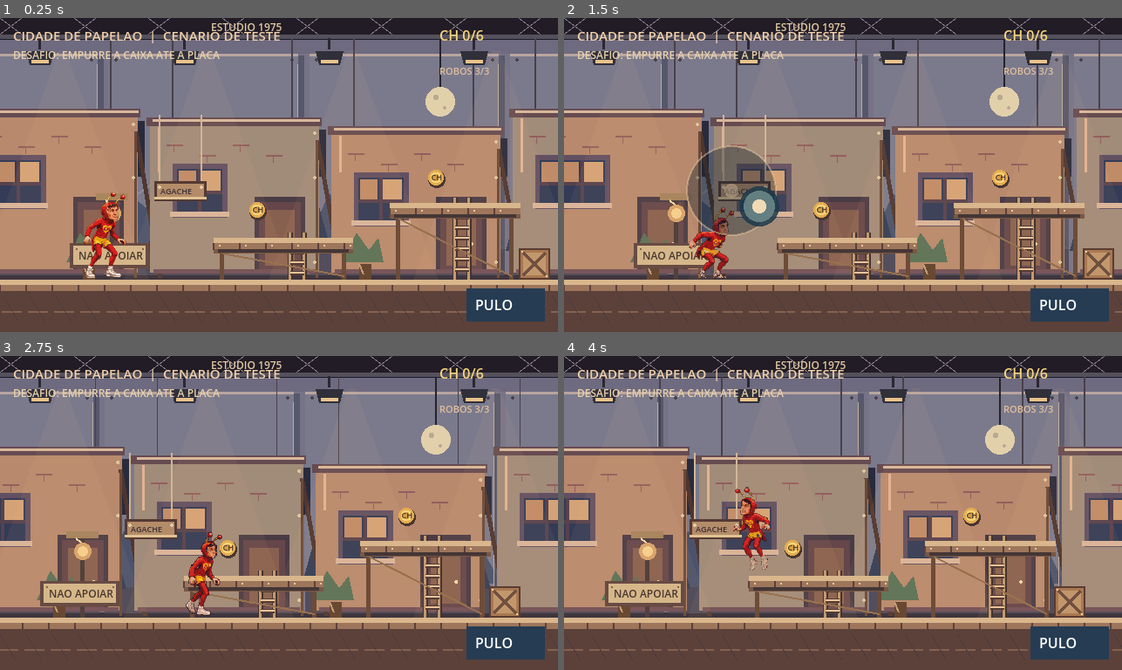
Above: before the commit, frames 1-4 (two rows, left to right).
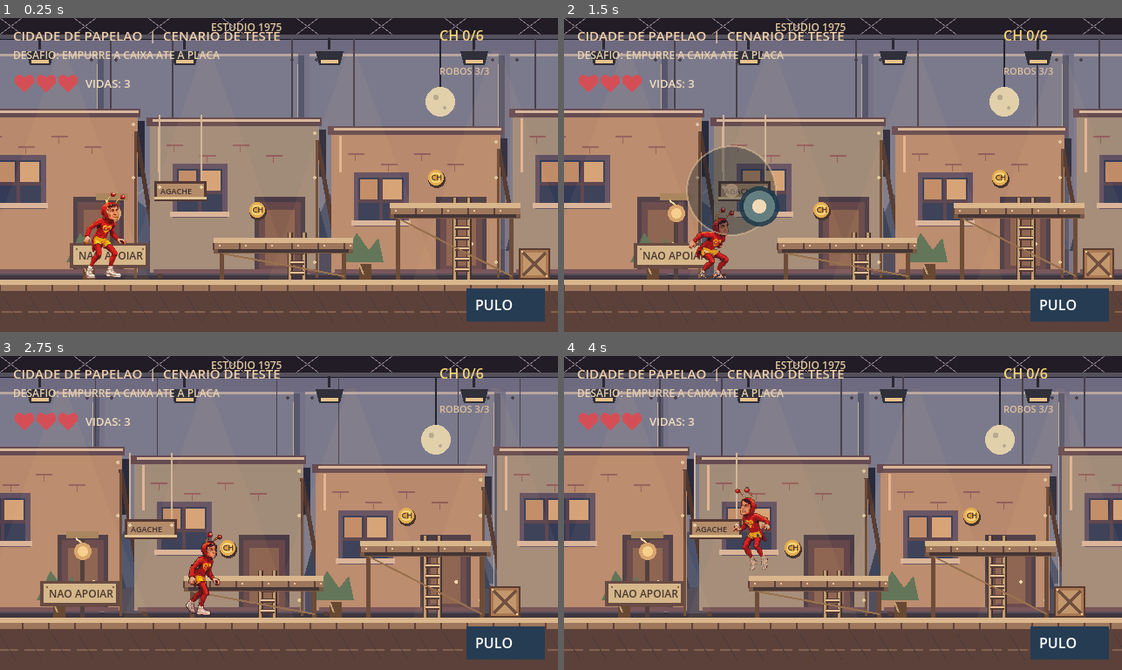
Above: after the commit, the same moments.

Repository: integro-app/chapolin-adventures
Game: Godot game, scene res://scenes/main.tscn
Two runs of this game, one before a commit and one after it. Both use one fixed random seed, a clock stepped at 60 frames per second and the inputs below.
Inputs (mouse positions are in pixels of both pictures, inside the frame that each line leads up to):
- Up to frame 1 (0.25 s): no input
- Up to frame 2 (1.5 s): tap Enter (ui_accept) at 0.5, 0.77 s; move the mouse to (965, 159) at 0.52 s; hold Right (ui_right) 0.53-1.25 s; click (965, 159) at 0.67 s; drag from (731, 190) to (815, 237) at 1.27 s
- Up to frame 3 (2.75 s): move the mouse to (334, 443) at 2.02 s; hold Right (ui_right) from 2.03 s (still down)
- Up to frame 4 (4 s): release Right (ui_right) at 2.75 s; drag from (815, 575) to (675, 465) at 2.77 s; move the mouse to (1010, 560) at 3.52 s; hold Left (ui_left) from 3.53 s (still down); tap Enter (ui_accept) at 3.77 s

The runs differ from the first frame. In frame 1, 0.5% of the frame differs, in the area x 2-24%, y 18-24%; in frame 2, 0.5%; in frame 3, 0.5%; in frame 4, 0.5%.

Commit message:
Implementa coracoes, tres vidas, dano com recuo, invulnerabilidade e fim de jogo

Diff:
--- a/scripts/main.gd
+++ b/scripts/main.gd
@@ -35,7 +35,11 @@
 const ENEMY_HEIGHT := 27.0
 const ENEMY_STOMP_BOUNCE := -245.0
 const OBSTACLE_RADIUS := 14.0
-const DAMAGE_GRACE := 1.0
+const DAMAGE_GRACE := 1.5
+const MAX_HEALTH := 3
+const MAX_LIVES := 3
+const DAMAGE_KNOCKBACK := 185.0
+const DAMAGE_RECOIL_UP := -160.0
 
 var hero_pos := Vector2(120.0, 300.0)
 var vertical_speed := 0.0
@@ -90,6 +94,10 @@
 var moving_obstacles: Array[Vector3] = []
 var hazard_clock := 0.0
 var hurt_grace := 0.0
+var health := MAX_HEALTH
+var lives := MAX_LIVES
+var game_over := false
+var damage_knockback_vx := 0.0
 var low_beams: Array[Rect2] = []
 var ladders: Array[Rect2] = []
 var ropes: Array[Vector3] = []
@@ -128,7 +136,7 @@
 	queue_redraw()
 
 func _physics_process(delta: float) -> void:
-	if stage_complete:
+	if stage_complete or game_over:
 		if Input.is_action_just_pressed("ui_accept") or jump_requested:
 			_restart_stage()
 		jump_requested = false
@@ -172,6 +180,10 @@
 		rope_release_vx = move_toward(rope_release_vx, 0.0, ROPE_AIR_MOMENTUM_DRAG * delta)
 	elif grounded:
 		rope_release_vx = 0.0
+	if absf(damage_knockback_vx) > 0.1:
+		# Um golpe recua o heroi por pouco tempo; depois o joystick retoma.
+		travel = damage_knockback_vx * delta
+		damage_knockback_vx = move_toward(damage_knockback_vx, 0.0, 600.0 * delta)
 	hero_pos.x = _move_x_with_crates(travel)
 
 	var was_grounded := grounded
@@ -210,9 +222,11 @@
 	else:
 		air_time += delta
 
-	# Quedas nos vãos retornam ao começo do trecho de testes.
+	# Cair num vao consome uma vida (sem apagar o checkpoint ou medalhas).
 	if hero_pos.y > 435.0:
-		_respawn()
+		_lose_life()
+		queue_redraw()
+		return
 
 	if _check_threat_collisions(previous_foot_y):
 		queue_redraw()
@@ -552,8 +566,8 @@
 		var enemy_box := Rect2(enemy_pos.x - ENEMY_HALF_WIDTH, enemy_top, ENEMY_HALF_WIDTH * 2.0, ENEMY_HEIGHT)
 		if not hero_box.intersects(enemy_box):
 			continue
-		# Ao cair de cima, o heroi vence o inimigo e ganha um pequeno rebote.
-		# Uma aproximacao lateral faz retornar ao ultimo checkpoint.
+		# Ao cair de cima, vence o inimigo e ganha rebote.
+		# A colisao lateral tira um coracao e provoca recuo.
 		if previous_foot_y <= enemy_top + 6.0 and hero_pos.y > previous_foot_y + 0.1:
 			enemy_active[i] = false
 			hero_pos.y = enemy_top - 3.0
@@ -562,15 +576,53 @@
 			air_time = 0.0
 			landing_timer = 0.0
 			return false
-		_respawn()
+		_take_damage(enemy_pos.x)
 		return true
 	for i in range(moving_obstacles.size()):
 		var center: Vector2 = _obstacle_position(moving_obstacles[i], i)
 		var obstacle_box := Rect2(center.x - OBSTACLE_RADIUS, center.y - OBSTACLE_RADIUS, OBSTACLE_RADIUS * 2.0, OBSTACLE_RADIUS * 2.0)
 		if hero_box.intersects(obstacle_box):
-			_respawn()
+			_take_damage(center.x)
 			return true
 	return false
+
+func _take_damage(source_x: float) -> void:
+	if hurt_grace > 0.0 or game_over or stage_complete:
+		return
+	health -= 1
+	if health <= 0:
+		_lose_life()
+		return
+	# Protecao e recuo apenas quando ainda ha coracoes.
+	hurt_grace = DAMAGE_GRACE
+	damage_knockback_vx = -DAMAGE_KNOCKBACK if hero_pos.x < source_x else DAMAGE_KNOCKBACK
+	vertical_speed = DAMAGE_RECOIL_UP
+	grounded = false
+	swinging = false
+	climbing = false
+	rope_release_vx = 0.0
+	running = false
+	is_crouching = false
+	run_hold_time = 0.0
+	landing_timer = 0.0
+	air_time = 0.0
+	jump_requested = false
+	queue_redraw()
+
+func _lose_life() -> void:
+	lives = maxi(0, lives - 1)
+	health = MAX_HEALTH
+	damage_knockback_vx = 0.0
+	if lives == 0:
+		game_over = true
+		running = false
+		swinging = false
+		climbing = false
+		vertical_speed = 0.0
+		_release_joystick()
+	else:
+		_respawn()
+	queue_redraw()
 
 func _update_level_progress() -> void:
 	# As medalhas sao opcionais, coletadas ao tocar no corpo do heroi.
@@ -600,7 +652,11 @@
 				jump_requested = false
 
 func _restart_stage() -> void:
-	# Recomeca a fase inteira. Respawn por queda nao chama este reset.
+	# Recomeca a fase inteira; cair ou levar dano nao apaga o progresso.
+	health = MAX_HEALTH
+	lives = MAX_LIVES
+	game_over = false
+	damage_knockback_vx = 0.0
 	puzzle_gate_open = false
 	crates = Stage.crates()
 	checkpoint_active = false
@@ -622,6 +678,7 @@
 func _respawn() -> void:
 	hero_pos = respawn_point
 	hurt_grace = DAMAGE_GRACE
+	damage_knockback_vx = 0.0
 	vertical_speed = 0.0
 	grounded = true
 	move_axis = 0.0
@@ -694,11 +751,15 @@
 
 	# O Chapolin usa os sprites oficiais: nenhum pixel dele foi alterado.
 	draw_set_transform(Vector2(roundf(hero_pos.x - camera_x), roundf(hero_pos.y)), 0.0, Vector2(float(facing), 1.0))
-	_draw_chapolin()
+	# Pisca durante a invulnerabilidade sem alterar os sprites oficiais.
+	if hurt_grace <= 0.0 or int(hurt_grace * 14.0) % 2 == 0:
+		_draw_chapolin()
 	draw_set_transform(Vector2.ZERO, 0.0, Vector2.ONE)
 	_draw_controls()
 	if stage_complete:
 		_draw_finish_screen()
+	elif game_over:
+		_draw_game_over()
 
 func _draw_far_buildings() -> void:
 	# Fundo de pano pintado, preso por ganchos e emendas visiveis.
@@ -916,7 +977,7 @@
 	draw_circle(center, 2.0, Color("#efcb9b"))
 
 func _draw_respawn_shield() -> void:
-	# Aviso discreto de protecao temporaria apos voltar ao checkpoint.
+	# Escudo temporario apos dano ou retorno ao checkpoint.
 	draw_arc(hero_pos + Vector2(0.0, -48.0), 31.0, 0.0, TAU, 32, Color(0.95, 0.84, 0.59, 0.42), 2.0)
 
 func _draw_medal(world_pos: Vector2) -> void:
@@ -1077,6 +1138,33 @@
 		dest.position.y += 4.0
 	draw_texture_rect_region(sprite, dest, region, Color.WHITE, false, true)
 
+func _draw_health_hud() -> void:
+	# Tres coracoes indicam resistencia; vidas sao tentativas inteiras.
+	for i in range(MAX_HEALTH):
+		var x: float = 15.0 + float(i) * 25.0
+		var y: float = 64.0
+		var heart_color := Color("#d44f55") if i < health else Color("#483f47")
+		draw_colored_polygon(PackedVector2Array([
+			Vector2(x + 2.0, y + 5.0), Vector2(x + 6.0, y + 1.0),
+			Vector2(x + 11.0, y + 2.0), Vector2(x + 13.0, y + 5.0),
+			Vector2(x + 16.0, y + 2.0), Vector2(x + 21.0, y + 1.0),
+			Vector2(x + 24.0, y + 5.0), Vector2(x + 24.0, y + 11.0),
+			Vector2(x + 13.0, y + 21.0), Vector2(x + 2.0, y + 11.0)
+		]), heart_color)
+	draw_string(ThemeDB.fallback_font, Vector2(98.0, 80.0), "VIDAS: %d" % lives, HORIZONTAL_ALIGNMENT_LEFT, -1, 13, Color("#f2ddbc"))
+
+func _draw_game_over() -> void:
+	draw_rect(Rect2(0.0, 0.0, 640.0, 360.0), Color(0.07, 0.06, 0.10, 0.87))
+	draw_rect(Rect2(112.0, 95.0, 416.0, 180.0), Color("#372c38"))
+	draw_rect(Rect2(120.0, 103.0, 400.0, 164.0), Color("#65454b"))
+	draw_string(ThemeDB.fallback_font, Vector2(196.0, 150.0), "FIM DE JOGO", HORIZONTAL_ALIGNMENT_LEFT, -1, 29, Color("#f1d09b"))
+	draw_string(ThemeDB.fallback_font, Vector2(174.0, 190.0), "O CHAPOLIN TENTA NOVAMENTE!", HORIZONTAL_ALIGNMENT_LEFT, -1, 16, Color("#f4e5cc"))
+	draw_string(ThemeDB.fallback_font, Vector2(206.0, 230.0), "APERTE PULO PARA REINICIAR", HORIZONTAL_ALIGNMENT_LEFT, -1, 14, Color("#f4d8b0"))
+	# Coincide com a area real do botao PULO no celular.
+	draw_rect(Rect2(509.0, 298.0, 120.0, 51.0), Color("#b78351"))
+	draw_rect(Rect2(514.0, 302.0, 110.0, 43.0), Color("#634b40"))
+	draw_string(ThemeDB.fallback_font, Vector2(519.0, 329.0), "REINICIAR", HORIZONTAL_ALIGNMENT_LEFT, -1, 17, Color.WHITE)
+
 func _draw_controls() -> void:
 	# O joystick so aparece enquanto um dedo toca a metade esquerda da tela.
 	# Diagonal para baixo + lateral = caminhar agachado, sem botao dedicado.
@@ -1099,6 +1187,7 @@
 	if checkpoint_active:
 		draw_string(ThemeDB.fallback_font, Vector2(504.0, 47.0), "CHECKPOINT", HORIZONTAL_ALIGNMENT_LEFT, -1, 11, Color("#9ddea8"))
 	draw_string(ThemeDB.fallback_font, Vector2(504.0, 65.0), "ROBOS %d/%d" % [enemy_active.size() - enemy_active.count(false), enemy_active.size()], HORIZONTAL_ALIGNMENT_LEFT, -1, 11, Color("#e0bf9c"))
+	_draw_health_hud()
 
 func _input(event: InputEvent) -> void:
 	# Android editor can deliver touch events or mouse events emulated from touch.
